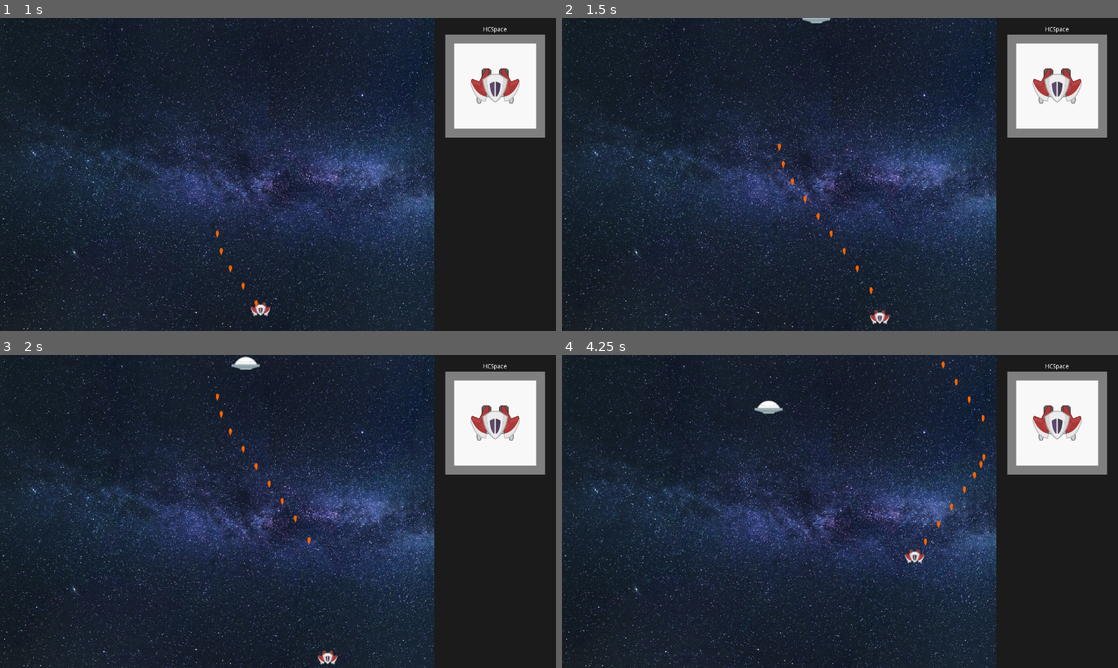
Above: before the commit, frames 1-4 (two rows, left to right).
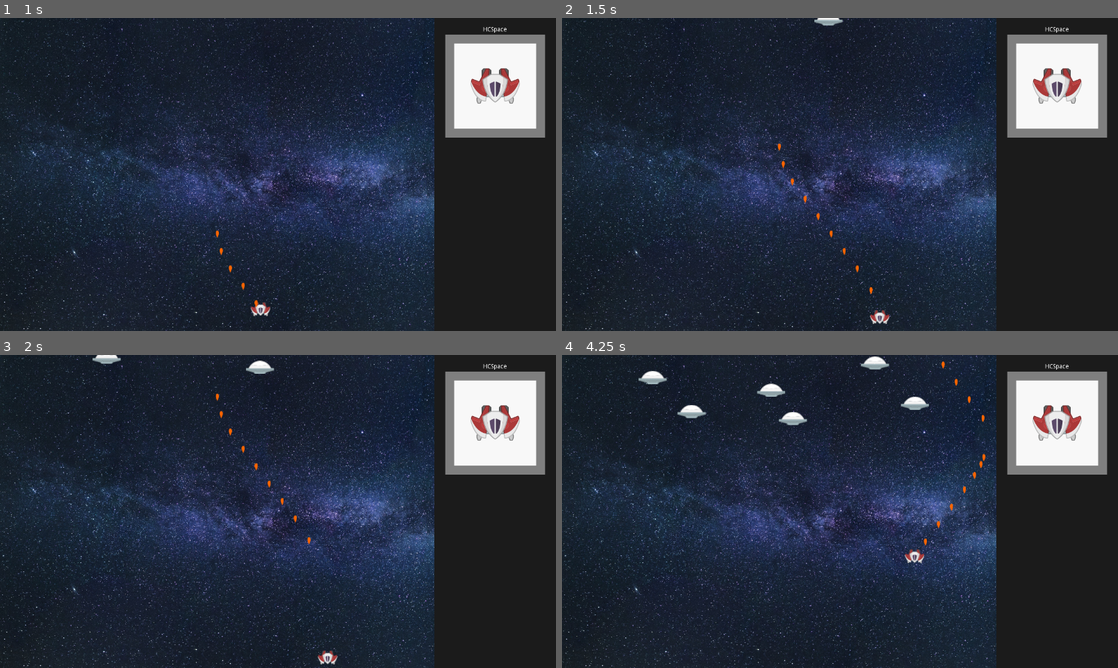
Above: after the commit, the same moments.

Repository: Kessinen/HCSpace
Game: Godot game, scene res://assets/stages/stages.tscn
Same seed, same stepped clock (60 frames per second), same inputs: the game is played once before the commit and once after it.
Inputs:
- Up to frame 1 (1 s): tap Enter at 0.5 s; hold D (move_right) from 0.53 s (still down); hold Space (shoot) from 0.53 s (still down)
- Up to frame 2 (1.5 s): release D (move_right) at 1.28 s; release Space (shoot) at 1.28 s; hold S (move_down) from 1.28 s (still down); tap Space (shoot) at 1.35 s
- Up to frame 3 (2 s): keep holding S (move_down)
- Up to frame 4 (4.25 s): release S (move_down) at 2.03 s; hold D (move_right) 2.03-2.78 s; hold Space (shoot) 2.03-2.78 s; hold W (move_up) 2.78-3.53 s; tap Space (shoot) at 2.85 s; hold A (move_left) from 3.53 s (still down); hold Space (shoot) from 3.53 s (still down)

Frame 1 is identical in both runs. In frame 2, 0.1% of the frame differs, in the area x 43-51%, y 0-3%; in frame 3, 0.4%; in frame 4, 1.1%, in the area x 13-66%, y 0-23%.

Commit message:
More enemies!

Diff:
--- a/project/assets/enemies/wimpy.gd
+++ b/project/assets/enemies/wimpy.gd
@@ -36,5 +36,4 @@
 		queue_free()
 
 func _on_Area2D_area_entered(area):
-
-	print("boo2")
+	pass
--- a/project/assets/enemies/wimpy.tscn
+++ b/project/assets/enemies/wimpy.tscn
@@ -15,6 +15,7 @@
 collision_layer = 2
 collision_mask = 5
 script = ExtResource( 2 )
+life = 10
 
 [node name="CollisionShape2D" type="CollisionShape2D" parent="."]
 modulate = Color( 1, 0, 0, 1 )
--- a/project/assets/stages/stage1/stage1.gd
+++ b/project/assets/stages/stage1/stage1.gd
@@ -4,20 +4,31 @@
 # Declare member variables here. Examples:
 # var a = 2
 # var b = "text"
-onready var bg = get_node("parallaxstars")
 onready var bg2 = get_node("background")
+var plEnemy := preload("res://assets/enemies/wimpy.tscn")
 var parallaxSpeed = 10.0
+onready var newEnemy := $enemyTimer
 #bg.set_pos
 
 # Called when the node enters the scene tree for the first time.
 func _ready():
+	for i in range(50):
+		var enemies = plEnemy.instance()
+		enemies.set_position(Vector2(rand_range(0,900),-50))
+		yield(get_tree().create_timer(0.5), "timeout")
+		add_child(enemies)
 
 	pass # Replace with function body.
 
 func _physics_process(delta):
-	#var bgposition += Vector2(0,20.0*delta)
-	#var bgposition = bg.get_position()
-	bg.set_position(bg.get_position() + Vector2(0,parallaxSpeed*delta))
-	#bg.set_position(Vector2(0,-20*20*delta))
-	#print(delta)
+
+
+
+	if newEnemy.is_stopped():
+		newEnemy.start(2)
+
+		#enemies = plEnemy.instance()
+		#add_child(enemies)
+		#add_child(enemies)
+		#add_child(enemies)
 	pass
--- a/project/assets/stages/stage1/stage1.tscn
+++ b/project/assets/stages/stage1/stage1.tscn
@@ -1,9 +1,8 @@
-[gd_scene load_steps=5 format=2]
+[gd_scene load_steps=4 format=2]
 
 [ext_resource path="res://assets/stages/stage1/sprites/stage1BG.jpg" type="Texture" id=1]
 [ext_resource path="res://assets/stages/stage1/stage1.gd" type="Script" id=2]
 [ext_resource path="res://assets/stages/stage1/sprites/field.png" type="Texture" id=3]
-[ext_resource path="res://assets/enemies/wimpy.tscn" type="PackedScene" id=4]
 
 [node name="stage1" type="Node2D"]
 script = ExtResource( 2 )
@@ -28,9 +27,6 @@
 "_edit_use_anchors_": false
 }
 
-[node name="wimpy" parent="." instance=ExtResource( 4 )]
-position = Vector2( 645.831, -69.9567 )
-
 [node name="CPUParticles2D" type="CPUParticles2D" parent="."]
 position = Vector2( 642.515, -3.36739 )
 amount = 500
@@ -46,3 +42,5 @@
 scale_amount_random = 1.0
 color = Color( 0.498039, 0.443137, 0.717647, 1 )
 hue_variation_random = 0.36
+
+[node name="enemyTimer" type="Timer" parent="."]
--- a/project/assets/weapons/gatling/bullet.gd
+++ b/project/assets/weapons/gatling/bullet.gd
@@ -3,12 +3,11 @@
 
 export var speed: float = 400
 
-export var damage: float = 1.0
+export var damage: float = 2.0
 
 func _enter_tree():
 	pass
 
-# Called when the node enters the scene tree for the first time.
 func _ready():
 	get_node("bulletSound").play()
 
@@ -17,15 +16,6 @@
 	if position.y < 0:
 		queue_free()
 
-
-
-
-# Called every frame. 'delta' is the elapsed time since the previous frame.
-#func _process(delta):
-#	pass
-
-
 func _on_Gatling_area_entered(area):
-	print(area.get_parent().damage(damage))
+	area.get_parent().damage(damage)
 	queue_free()
-	pass # Replace with function body.
